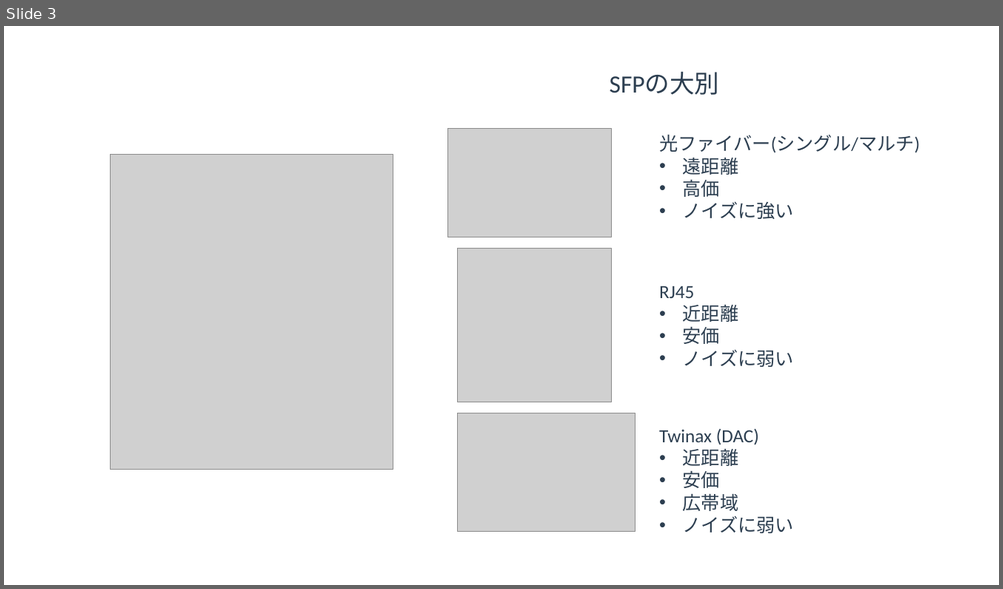
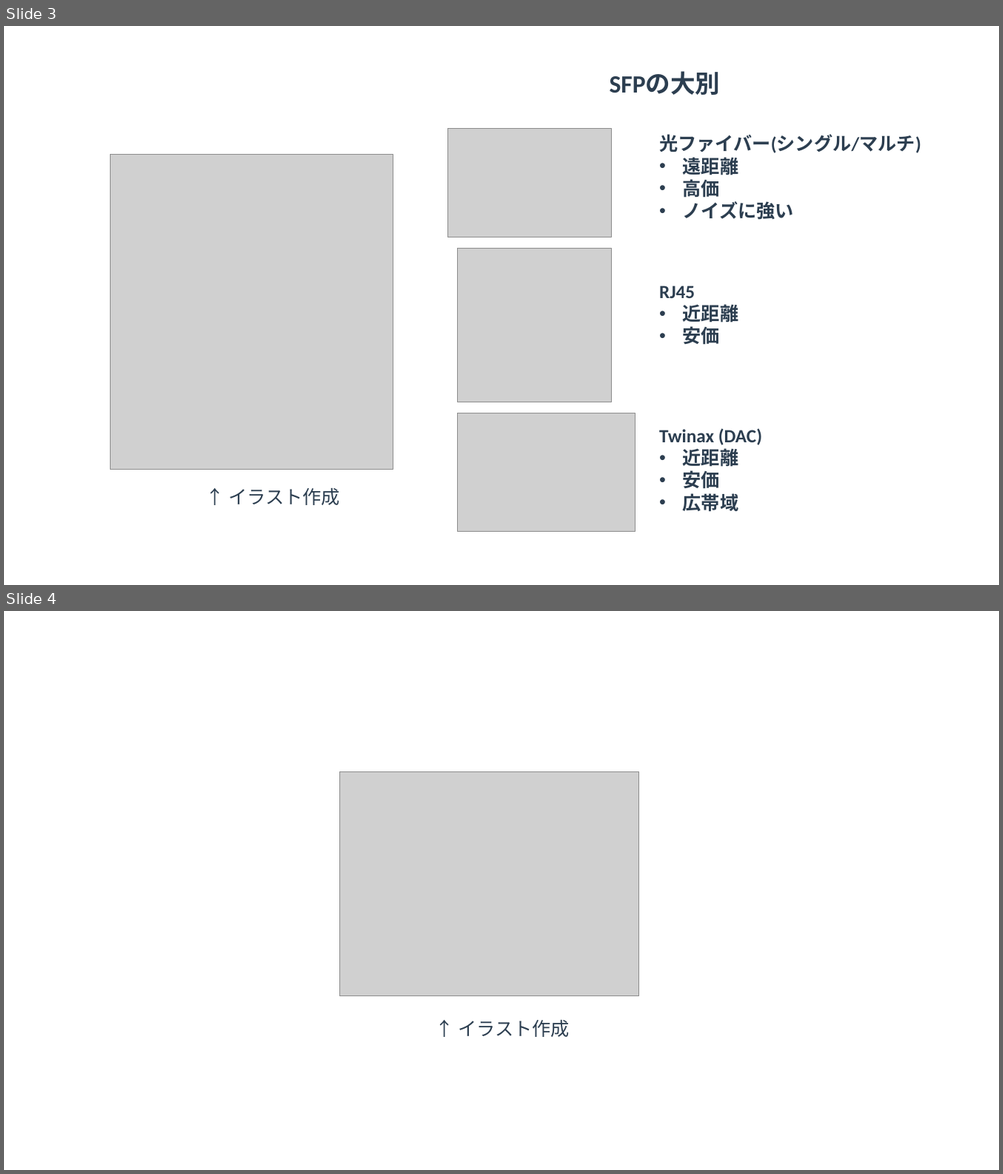
Before and after one commit to yuichi110/www.yuichi.com-network, a slide deck: slides/0015.pptx. Shown one above the other, each under a label of ours: slide 3 before the commit, slides 3 and 4 after it. The pictures are 1003x589 and 1003x1174 pixels, drawn with LibreOffice and Linux fonts; fonts in the diff are those of the drawing; grey boxes stand for pictures. Boxes give left, top, right and bottom in pixels: in the first picture for what was removed or moved away, otherwise in the second. Text is boxed around its words. In the diff, an @@ line names an element or a change of style, - is before the commit and + after.

```diff
--- a/slides/0015.pptx
+++ b/slides/0015.pptx
@@ slide 4 added at box(4, 611, 999, 1170), background #FFFFFF @@
@@ picture added at box(339, 772, 639, 997) @@
@@ text added at box(458, 1020, 569, 1037), 18 pt, text #2C3E50 @@
+↑ イラスト作成
@@ slide 3 changed as well @@
@@ bold on in 4 elements at box(659, 134, 921, 220), box(609, 72, 720, 95), box(659, 429, 762, 512), box(659, 286, 739, 345) @@
@@ text at box(683, 349, 794, 367): paragraph removed @@
-• ノイズに弱い
@@ text added at box(228, 488, 340, 506), 18 pt, text #2C3E50 @@
+↑ イラスト作成
@@ text at box(683, 516, 794, 534): paragraph removed @@
-• ノイズに弱い
```
Also in this commit, not shown: 1 other slide changed, 1 other slide added, 2 slides removed, 29 other files.
